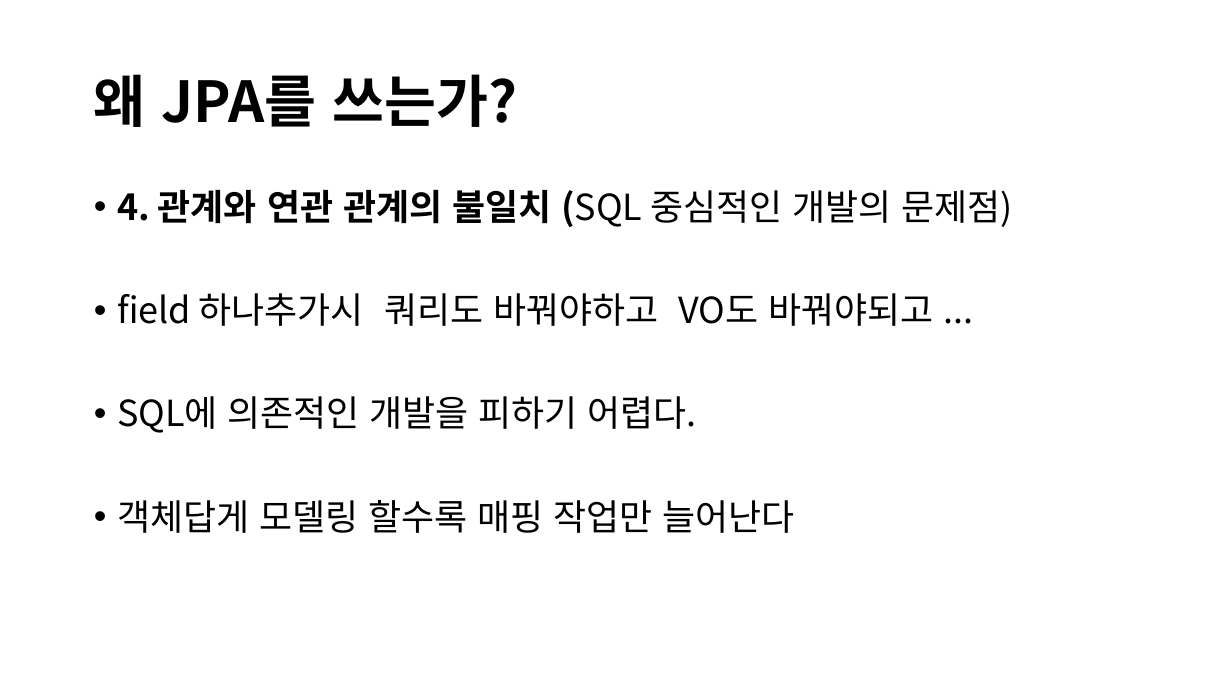
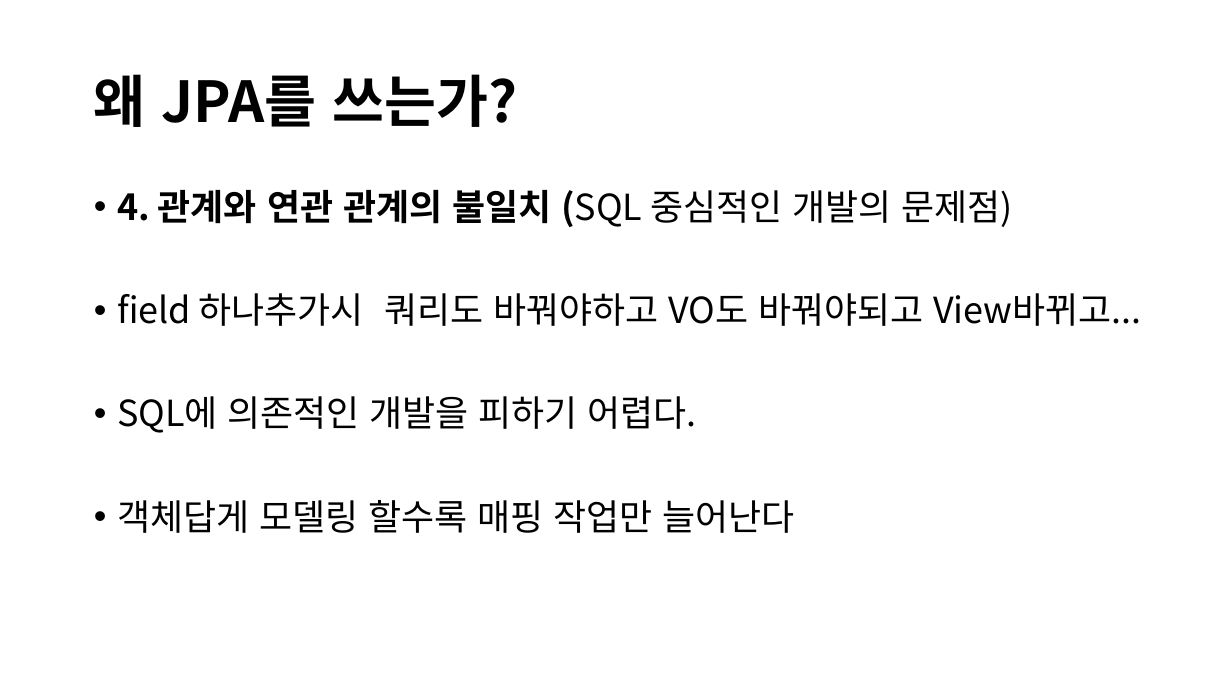
Before and after one commit to visualkhh/book-hibernate, a slide deck: slide 5 of hibernate5.x.pptx. Drawn at 1232x693 pixels with LibreOffice and Linux fonts; fonts in the diff are those of the drawing. Boxes give left, top, right and bottom in pixels: in the first picture for what was removed or moved away, otherwise in the second. Text is boxed around its words. In the diff, an @@ line names an element or a change of style, - is before the commit and + after.

```diff
--- a/hibernate5.x.pptx
+++ b/hibernate5.x.pptx
@@ text at <box>117,293,1141,326</box>: text changed @@
-• field 하나추가시 쿼리도 바꿔야하고 VO도 바꿔야되고 ...
+• field 하나추가시 쿼리도 바꿔야하고 VO도 바꿔야되고 View바뀌고...
```
Also in this commit, not shown: 9 other slides changed, 2 slides added.
